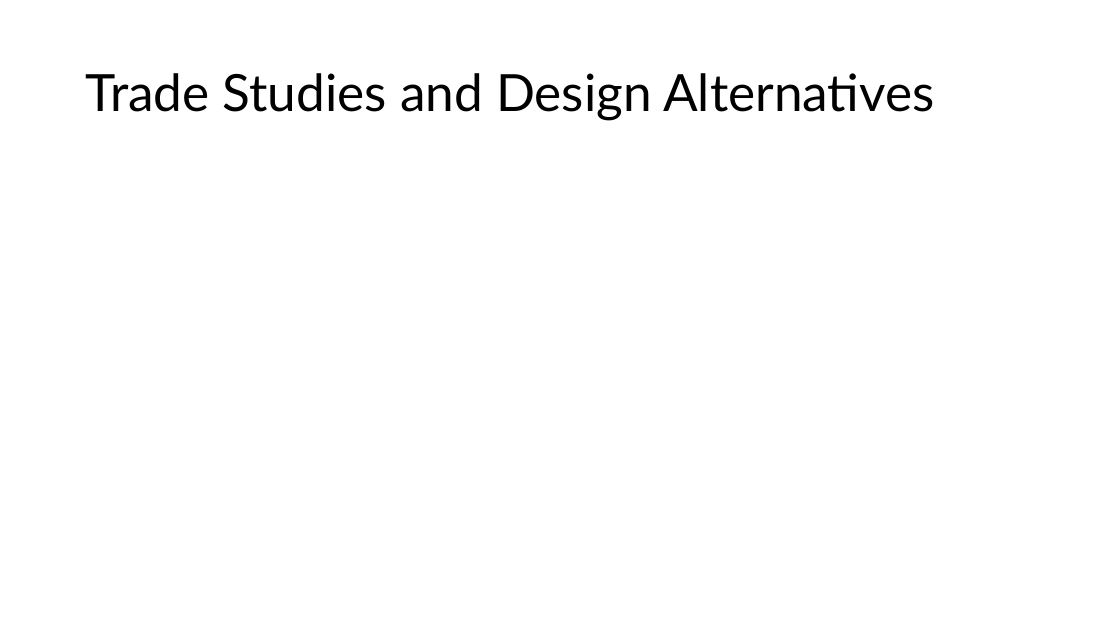
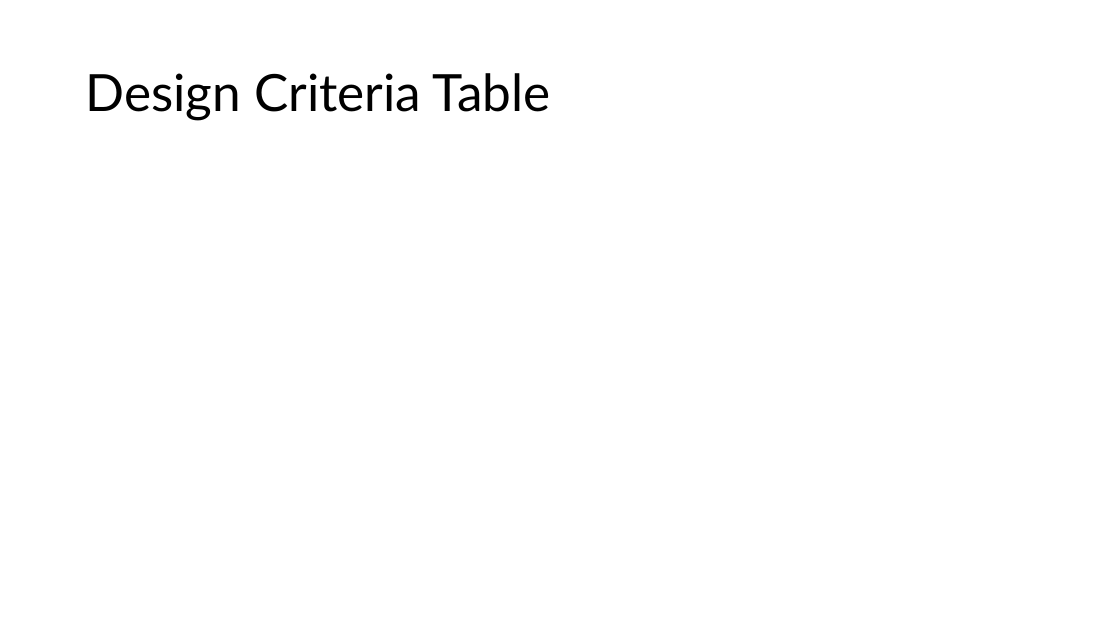
Before and after one commit to Tannyr-Singleterry/ECE590_SeniorDesign, a slide deck: slide 8 of Documents/CDR/CDR_Presentation.pptx (slide 7 before the commit). Drawn at 1120x630 pixels with LibreOffice and Linux fonts; fonts in the diff are those of the drawing. Boxes give left, top, right and bottom in pixels: in the first picture for what was removed or moved away, otherwise in the second. Text is boxed around its words. In the diff, an @@ line names an element or a change of style, - is before the commit and + after.

Commit message:
CDR Tables done yay

```diff
--- a/Documents/CDR/CDR_Presentation.pptx
+++ b/Documents/CDR/CDR_Presentation.pptx
@@ title at (85,73,551,120): text changed @@
-Trade Studies and Design Alternatives
+Design Criteria Table
```
Also in this commit, not shown: 7 other slides changed, 4 slides added, 2 slides removed, 2 other files.
